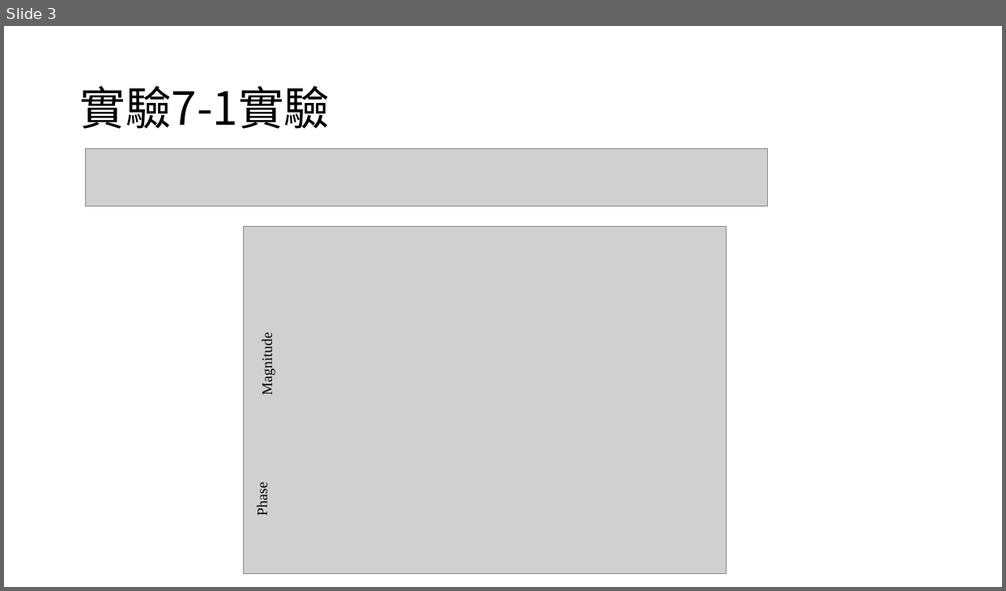
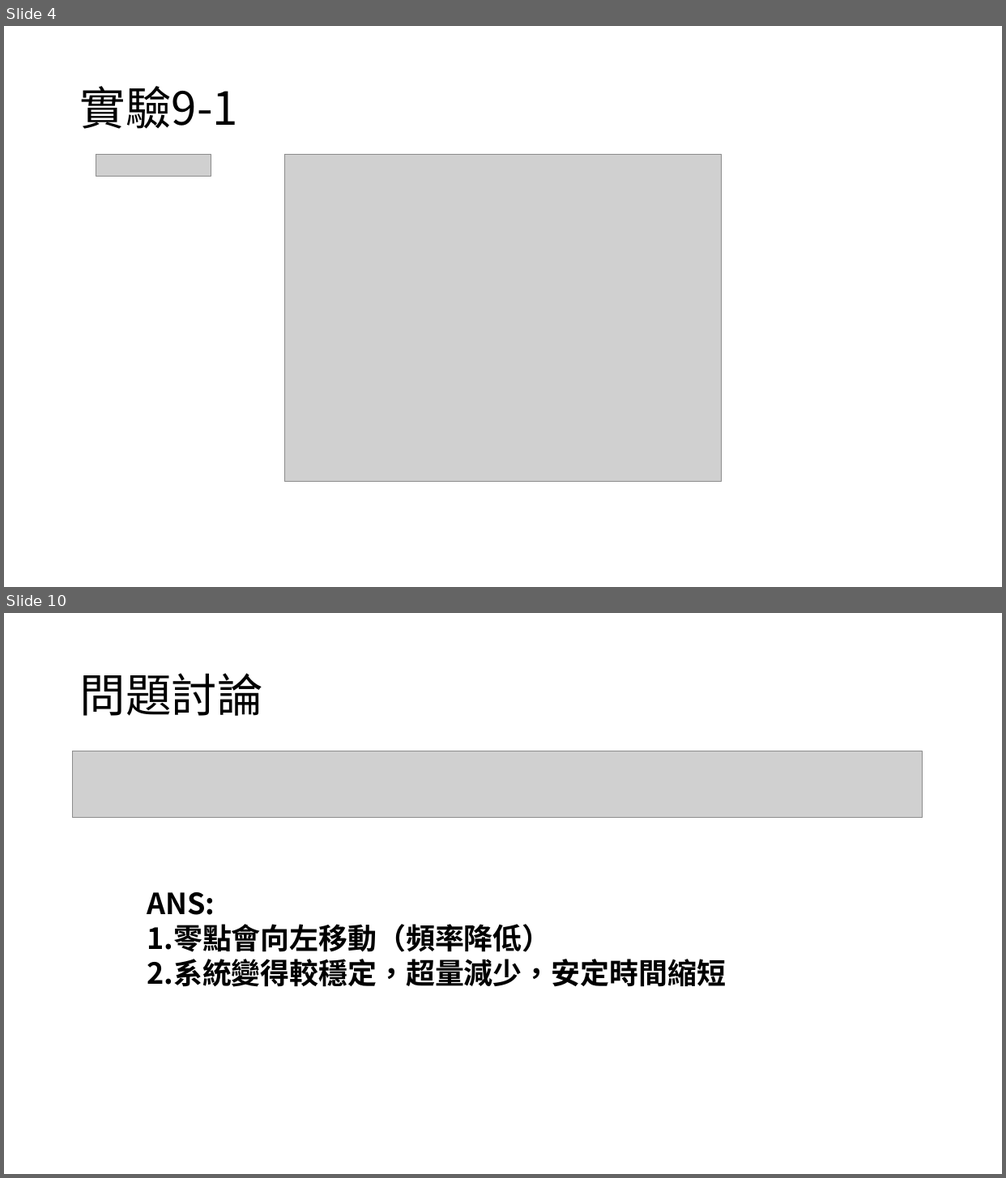
Before and after one commit to yeyi58095/control_lab, a slide deck: 實驗九/presentation/實驗九_第二組_葉彥辰_郭亮佑_蘇昱嘉.pptx. Shown one above the other, each under a label of ours: slide 3 before the commit, slides 4 and 10 after it; the slides between them are not shown. The pictures are 1006x591 and 1006x1178 pixels, drawn with LibreOffice and Linux fonts; fonts in the diff are those of the drawing; grey boxes stand for pictures. Boxes give left, top, right and bottom in pixels: in the first picture for what was removed or moved away, otherwise in the second. Text is boxed around its words. In the diff, an @@ line names an element or a change of style, - is before the commit and + after.

```diff
--- a/實驗九/presentation/實驗九_第二組_葉彥辰_郭亮佑_蘇昱嘉.pptx
+++ b/實驗九/presentation/實驗九_第二組_葉彥辰_郭亮佑_蘇昱嘉.pptx
@@ slide 10 added at [4, 613, 1002, 1174], background #FFFFFF @@
@@ title added at [80, 673, 263, 716], 44 pt, text #000000 @@
+問題討論
@@ picture added at [73, 752, 923, 817] @@
@@ text added at [147, 892, 726, 987], 28 pt, text #000000, bold @@
+ANS:
+1.零點會向左移動（頻率降低）
+2.系統變得較穩定，超量減少，安定時間縮短
@@ what was slide 3 is now slide 4 @@
@@ slide 4 changed as well @@
@@ title at [80, 86, 238, 129]: text changed @@
-實驗7-1實驗
+實驗9-1
@@ picture removed at [86, 149, 769, 207] @@
@@ picture added at [96, 154, 211, 177] @@
@@ picture: place and size @@
-picture at [244, 227, 727, 574]
+picture at [285, 154, 721, 482]
@@ text removed at [259, 339, 275, 395] @@
-Magnitude
@@ text removed at [254, 485, 270, 515] @@
-Phase
```
Also in this commit, not shown: 1 other slide changed, 7 other slides added, 6 slides removed, 1 other file.
